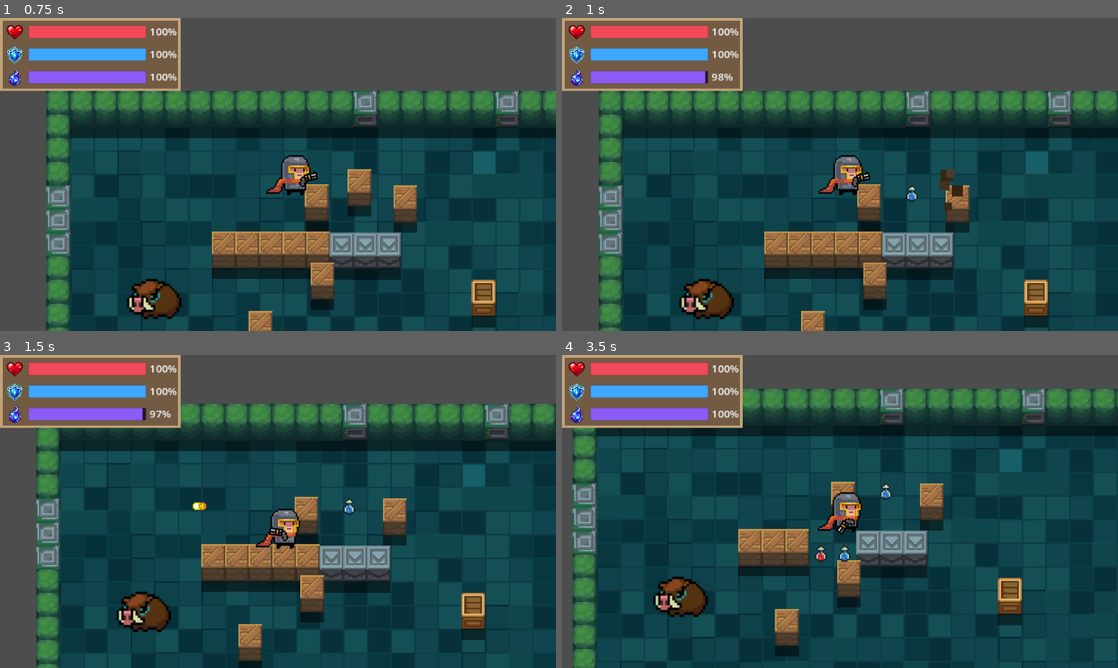
Above: before the commit, frames 1-4 (two rows, left to right).
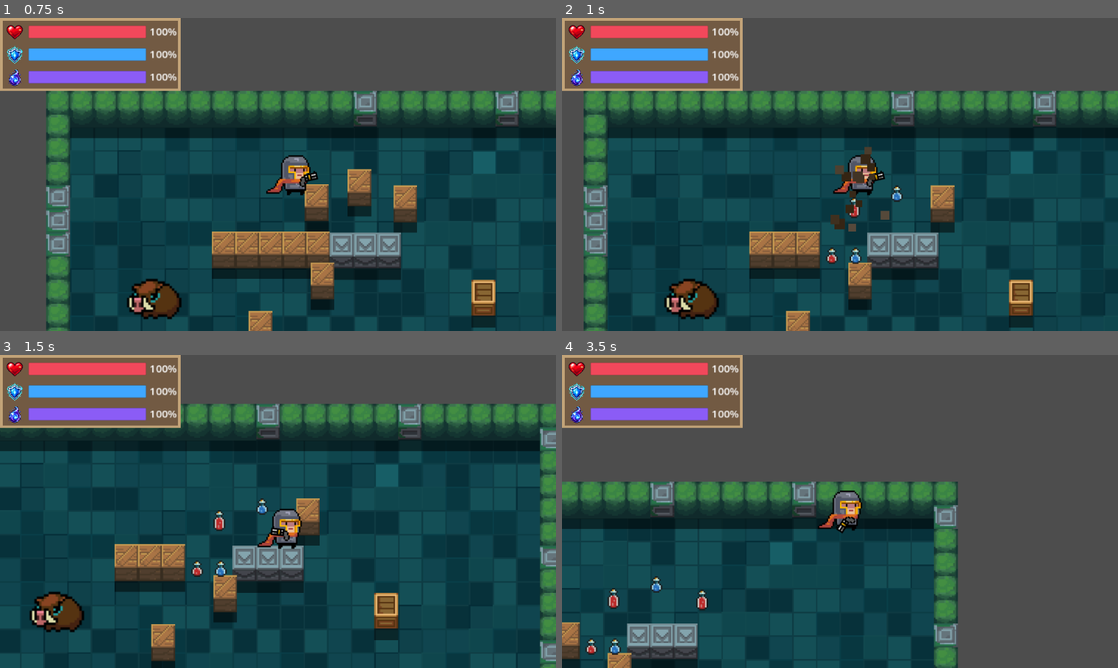
Above: after the commit, the same moments.

Repository: howtokys/eternal-sparks
Game: Godot game, scene res://scenes/First_Room.tscn
Two runs of this game, one before a commit and one after it. Both use one fixed random seed, a clock stepped at 60 frames per second and the inputs below.
Inputs (mouse positions are in pixels of both pictures, inside the frame that each line leads up to):
- Up to frame 1 (0.75 s): tap Enter at 0.5 s; move the mouse to (400, 158) at 0.52 s; hold D (move_right) from 0.53 s (still down); hold E (interact) from 0.53 s (still down)
- Up to frame 2 (1 s): keep holding D (move_right); keep holding E (interact); click (962, 158) at 0.8 s
- Up to frame 3 (1.5 s): move the mouse to (166, 527) at 1.27 s; release D (move_right) at 1.28 s; release E (interact) at 1.28 s; hold S (move_down) from 1.28 s (still down); click (166, 527) at 1.35 s
- Up to frame 4 (3.5 s): tap E (interact) at 1.55, 3.05 s; move the mouse to (895, 442) at 2.02 s; release S (move_down) at 2.03 s; hold D (move_right) 2.03-2.78 s; hold E (interact) 2.03-2.78 s; click (895, 442) at 2.3 s; move the mouse to (812, 574) at 2.77 s; hold W (move_up) from 2.78 s (still down); click (812, 574) at 2.85 s

Frame 1 is identical in both runs. In frame 2, 20% of the frame differs, in the area x 3-100%, y 16-100%; in frame 3, 30%; in frame 4, 65%, in the area x 0-100%, y 10-100%.

Commit message:
feat: add new weapon types and enhance weapon data structure

Diff:
--- a/scenes/crate.tscn
+++ b/scenes/crate.tscn
@@ -34,7 +34,7 @@
 
 [node name="HurtBox" type="Area2D" parent="." unique_id=917989472]
 collision_layer = 2
-collision_mask = 4
+collision_mask = 5
 
 [node name="CollisionShape2D" type="CollisionShape2D" parent="HurtBox" unique_id=144737204]
 position = Vector2(0, -3.5)
--- a/scenes/gun.tscn
+++ b/scenes/gun.tscn
@@ -3,17 +3,30 @@
 [ext_resource type="Shader" uid="uid://ea2nhax00dy6" path="res://Shaders/smooth_pixels.gdshader" id="1_gp1hk"]
 [ext_resource type="Texture2D" uid="uid://bmjusuu6pq5g7" path="res://sprites/Gun.png" id="2_qd4js"]
 [ext_resource type="Script" uid="uid://dx5ofmngprb4j" path="res://scripts/gun.gd" id="3_6b133"]
-[ext_resource type="Resource" path="res://scripts/weapons/data/pistol.tres" id="4_pistol"]
+[ext_resource type="Resource" path="res://scripts/weapons/data/spear.tres" id="4_6b133"]
+[ext_resource type="Script" uid="uid://svj33pb5ideb" path="res://scripts/weapon_hitbox.gd" id="5_hitbox"]
 
 [sub_resource type="ShaderMaterial" id="ShaderMaterial_8iju2"]
 shader = ExtResource("1_gp1hk")
+
+[sub_resource type="CircleShape2D" id="RectangleShape2D_attack"]
+radius = 1.0
 
 [node name="Gun" type="Sprite2D" unique_id=1295489834]
 material = SubResource("ShaderMaterial_8iju2")
 texture = ExtResource("2_qd4js")
 offset = Vector2(6, 0)
 script = ExtResource("3_6b133")
-data = ExtResource("4_pistol")
+data = ExtResource("4_6b133")
 
 [node name="Marker2D" type="Marker2D" parent="." unique_id=1194314230]
 position = Vector2(13, 0)
+
+[node name="AttackHitbox" type="Area2D" parent="." unique_id=119425428 groups=["enemy_attack"]]
+collision_layer = 0
+collision_mask = 2
+monitoring = false
+script = ExtResource("5_hitbox")
+
+[node name="CollisionShape2D" type="CollisionShape2D" parent="AttackHitbox" unique_id=1970122960]
+shape = SubResource("RectangleShape2D_attack")
--- a/scripts/bullet.gd
+++ b/scripts/bullet.gd
@@ -7,6 +7,8 @@
 var despawn_time: float = 2.0
 var pierce: int = 0
 var hit_count: int = 0
+var element: String = ""
+var knockback: float = 0.0
 var _data: WeaponData
 var data: WeaponData:
 	get:
@@ -19,6 +21,8 @@
 		damage = value.damage
 		despawn_time = value.projectile_lifetime
 		pierce = value.pierce
+		element = value.element
+		knockback = value.knockback
 		$Sprite2D.texture = value.projectile_texture
 
 func _ready() -> void:
@@ -29,8 +33,8 @@
 func _physics_process(delta: float) -> void:
 	position += target_position * speed * delta
 
-func _on_body_entered(body: Node2D) -> void:
-	_hit()
+func _on_body_entered(_body: Node2D) -> void:
+	queue_free()
 
 func _on_area_entered(_area: Area2D) -> void:
 	_hit()
--- a/scripts/crate.gd
+++ b/scripts/crate.gd
@@ -18,7 +18,7 @@
 	if is_broken:
 		return
 
-	if area is Bullet:
+	if area is Bullet or area.is_in_group("enemy_attack"):
 		call_deferred("_break_crate", area)
 
 
@@ -28,7 +28,11 @@
 	is_broken = true
 
 	# Get the direction the bullet was moving
-	var hit_direction = area.target_position.normalized()
+	var hit_direction := Vector2.RIGHT
+	if area is Bullet:
+		hit_direction = area.target_position.normalized()
+	elif area.global_position != global_position:
+		hit_direction = global_position.direction_to(area.global_position)
 
 	collision.set_deferred("disabled", true)
 	hurt_box.set_deferred("monitoring", false)
@@ -57,7 +61,8 @@
 		debris.reset_physics_interpolation()
 		debris.visible = true
 
-	area.queue_free()
+	if area is Bullet:
+		area.queue_free()
 
 	# Spawn pickup
 	if possible_loot.size() > 0:
--- a/scripts/enemy.gd
+++ b/scripts/enemy.gd
@@ -25,6 +25,9 @@
 var player_in_attack_range := false
 var hit_count = 0
 var active_label = null
+var burn_time_remaining: float = 0.0
+var burn_tick_remaining: float = 0.0
+var slow_time_remaining: float = 0.0
 
 # Detection areas update these flags as the player enters or leaves each range.
 func _on_detection_body_entered(body: Node2D) -> void:
@@ -40,7 +43,16 @@
 func _on_hurt_box_area_entered(area: Area2D) -> void:
 	if area is Bullet:
 		health_component.take_damage(area.damage)
+		_apply_weapon_effect(area)
 
+		hit_count += 1
+		update_hit_display()
+		reset_timer.start()
+	elif area.is_in_group("enemy_attack") and "damage" in area:
+		health_component.take_damage(area.damage)
+		_apply_weapon_effect(area)
+		if "knockback" in area and area.knockback > 0.0:
+			velocity += global_position.direction_to(area.global_position) * -area.knockback
 		hit_count += 1
 		update_hit_display()
 		reset_timer.start()
@@ -57,6 +69,7 @@
 
 # Move toward the player only after detection and stop at attack range.
 func _physics_process(_delta: float) -> void:
+	_update_weapon_effects(_delta)
 	if not is_instance_valid(player):
 		player = get_tree().get_first_node_in_group("player")
 
@@ -69,7 +82,7 @@
 			var direction := global_position.direction_to(player.global_position)
 			if direction.x != 0:
 				sprite.flip_h = direction.x < 0
-			velocity = direction * move_speed
+			velocity = direction * move_speed * (0.5 if slow_time_remaining > 0.0 else 1.0)
 	else:
 		velocity = Vector2.ZERO
 	move_and_slide()
@@ -104,6 +117,25 @@
 	attack_timer.wait_time = attack_cooldown
 	attack_timer.one_shot = true
 
+func _apply_weapon_effect(area: Area2D) -> void:
+	if not "element" in area:
+		return
+	if area.element == "burn":
+		burn_time_remaining = 3.0
+		burn_tick_remaining = 0.0
+	elif area.element == "slow":
+		slow_time_remaining = 2.0
+
+func _update_weapon_effects(delta: float) -> void:
+	if burn_time_remaining > 0.0:
+		burn_time_remaining -= delta
+		burn_tick_remaining -= delta
+		if burn_tick_remaining <= 0.0:
+			health_component.take_damage(1)
+			burn_tick_remaining = 1.0
+	if slow_time_remaining > 0.0:
+		slow_time_remaining -= delta
+
 func _on_enemy_died() -> void:
 	queue_free()
 
--- a/scripts/gun.gd
+++ b/scripts/gun.gd
@@ -2,6 +2,7 @@
 extends Sprite2D
 
 @onready var marker_2d: Marker2D = $Marker2D
+@onready var attack_hitbox: WeaponHitbox = $AttackHitbox
 @onready var player: Node2D = $".."
 const BULLET = preload("uid://bjlscu3tlwgwo")
 
@@ -15,6 +16,26 @@
 
 	texture = data.texture
 	marker_2d.position = data.muzzle_offset
+	attack_hitbox.collision_layer = 0
+	attack_hitbox.monitoring = false
+	_update_weapon_data()
+
+func set_weapon_data(value: WeaponData) -> void:
+	data = value
+	_update_weapon_data()
+
+func _update_weapon_data() -> void:
+	if data == null or not is_instance_valid(attack_hitbox):
+		return
+
+	texture = data.texture
+	marker_2d.position = data.muzzle_offset
+	attack_hitbox.position = data.muzzle_offset
+	attack_hitbox.damage = data.damage
+	attack_hitbox.element = data.element
+	attack_hitbox.knockback = data.knockback
+	var shape := attack_hitbox.get_node("CollisionShape2D").shape as CircleShape2D
+	shape.radius = maxf(data.range_px, 1.0)
 
 func _process(delta: float) -> void:
 	if cooldown_remaining > 0.0:
@@ -34,9 +55,33 @@
 	if player.use_mana(data.mana_cost):
 		if data.fire_rate > 0.0:
 			cooldown_remaining = 1.0 / data.fire_rate
-		var new_bullet = BULLET.instantiate()
-		new_bullet.data = data
-		new_bullet.position = marker_2d.global_position
-		new_bullet.target_position = (get_global_mouse_position() - marker_2d.global_position).normalized()
-		new_bullet.rotation = (get_global_mouse_position() - marker_2d.global_position).angle()
-		get_tree().current_scene.add_child(new_bullet)
+
+		if data.kind == WeaponData.WeaponKind.MELEE:
+			_swing()
+			return
+
+		var base_direction := (get_global_mouse_position() - marker_2d.global_position).normalized()
+		var pellet_count := maxi(data.pellet_count, 1)
+		for pellet_index in range(pellet_count):
+			var spread_ratio := 0.0
+			if pellet_count > 1:
+				spread_ratio = float(pellet_index) / float(pellet_count - 1) * 2.0 - 1.0
+			var direction := base_direction.rotated(
+				deg_to_rad(data.spread_degrees * spread_ratio)
+			)
+			var new_bullet: Bullet = BULLET.instantiate()
+			new_bullet.data = data
+			new_bullet.position = marker_2d.global_position
+			new_bullet.target_position = direction
+			new_bullet.rotation = direction.angle()
+			get_tree().current_scene.add_child(new_bullet)
+
+func _swing() -> void:
+	if not is_instance_valid(attack_hitbox):
+		return
+	attack_hitbox.collision_layer = 1
+	attack_hitbox.monitoring = true
+	await get_tree().create_timer(0.1).timeout
+	if is_instance_valid(attack_hitbox):
+		attack_hitbox.collision_layer = 0
+		attack_hitbox.monitoring = false
--- a/scripts/item_data.gd
+++ b/scripts/item_data.gd
@@ -11,3 +11,4 @@
 @export var item_type: Type
 @export var restore_amount: int = 25
 @export var gun_scene: PackedScene
+@export var weapon_data: WeaponData
--- a/scripts/pickup.gd
+++ b/scripts/pickup.gd
@@ -1,8 +1,11 @@
 extends Area2D
 
+var _data: ItemData
 @export var data: ItemData:
+	get:
+		return _data
 	set(value):
-		data = value
+		_data = value
 		_update_visual()
 
 @onready var sprite_2d: Sprite2D = $Sprite2D
@@ -53,6 +56,11 @@
 			body.restore_mana(data.restore_amount)
 
 		elif data.item_type == ItemData.Type.GUN:
-			print("Equipped gun: ", data.item_name)
+			var weapon := body.get_node_or_null("Gun") as Weapon
+			if weapon == null or data.weapon_data == null:
+				push_error("Weapon pickup is missing a player Weapon or WeaponData.")
+				return
+			weapon.set_weapon_data(data.weapon_data)
+			print("Equipped weapon: ", data.item_name)
 
 	queue_free()
--- /dev/null
+++ b/scripts/weapon_hitbox.gd
@@ -0,0 +1,6 @@
+class_name WeaponHitbox
+extends Area2D
+
+var damage: int = 0
+var element: String = ""
+var knockback: float = 0.0
--- /dev/null
+++ b/scripts/weapons/data/auto_rifle.tres
@@ -0,0 +1,25 @@
+[gd_resource type="Resource" script_class="WeaponData" load_steps=4 format=3]
+
+[ext_resource type="Script" path="res://scripts/weapons/weapon_data.gd" id="1_weapon_data"]
+[ext_resource type="Texture2D" path="res://sprites/Gun.png" id="2_gun"]
+[ext_resource type="Texture2D" path="res://sprites/Bullet.png" id="3_bullet"]
+
+[resource]
+script = ExtResource("1_weapon_data")
+id = "auto_rifle"
+display_name = "Auto Rifle"
+kind = 1
+damage = 1
+fire_rate = 8.0
+mana_cost = 1.0
+projectile_speed = 450
+projectile_lifetime = 2.0
+pierce = 0
+pellet_count = 1
+spread_degrees = 0.0
+range_px = 0.0
+knockback = 0.0
+element = ""
+texture = ExtResource("2_gun")
+projectile_texture = ExtResource("3_bullet")
+muzzle_offset = Vector2(13, 0)
--- /dev/null
+++ b/scripts/weapons/data/battle_axe.tres
@@ -0,0 +1,25 @@
+[gd_resource type="Resource" script_class="WeaponData" load_steps=4 format=3]
+
+[ext_resource type="Script" path="res://scripts/weapons/weapon_data.gd" id="1_weapon_data"]
+[ext_resource type="Texture2D" path="res://sprites/Gun.png" id="2_gun"]
+[ext_resource type="Texture2D" path="res://sprites/Bullet.png" id="3_bullet"]
+
+[resource]
+script = ExtResource("1_weapon_data")
+id = "battle_axe"
+display_name = "Battle Axe"
+kind = 0
+damage = 4
+fire_rate = 1.2
+mana_cost = 0.0
+projectile_speed = 0
+projectile_lifetime = 0.0
+pierce = 0
+pellet_count = 1
+spread_degrees = 0.0
+range_px = 32.0
+knockback = 0.0
+element = ""
+texture = ExtResource("2_gun")
+projectile_texture = ExtResource("3_bullet")
+muzzle_offset = Vector2(8, 0)
--- /dev/null
+++ b/scripts/weapons/data/ember_staff.tres
@@ -0,0 +1,25 @@
+[gd_resource type="Resource" script_class="WeaponData" load_steps=4 format=3]
+
+[ext_resource type="Script" path="res://scripts/weapons/weapon_data.gd" id="1_weapon_data"]
+[ext_resource type="Texture2D" path="res://sprites/Gun.png" id="2_gun"]
+[ext_resource type="Texture2D" path="res://sprites/Bullet.png" id="3_bullet"]
+
+[resource]
+script = ExtResource("1_weapon_data")
+id = "ember_staff"
+display_name = "Ember Staff"
+kind = 2
+damage = 2
+fire_rate = 2.0
+mana_cost = 4.0
+projectile_speed = 400
+projectile_lifetime = 2.0
+pierce = 0
+pellet_count = 1
+spread_degrees = 0.0
+range_px = 0.0
+knockback = 0.0
+element = "burn"
+texture = ExtResource("2_gun")
+projectile_texture = ExtResource("3_bullet")
+muzzle_offset = Vector2(13, 0)
--- /dev/null
+++ b/scripts/weapons/data/frost_staff.tres
@@ -0,0 +1,25 @@
+[gd_resource type="Resource" script_class="WeaponData" load_steps=4 format=3]
+
+[ext_resource type="Script" path="res://scripts/weapons/weapon_data.gd" id="1_weapon_data"]
+[ext_resource type="Texture2D" path="res://sprites/Gun.png" id="2_gun"]
+[ext_resource type="Texture2D" path="res://sprites/Bullet.png" id="3_bullet"]
+
+[resource]
+script = ExtResource("1_weapon_data")
+id = "frost_staff"
+display_name = "Frost Staff"
+kind = 2
+damage = 2
+fire_rate = 2.0
+mana_cost = 4.0
+projectile_speed = 400
+projectile_lifetime = 2.0
+pierce = 0
+pellet_count = 1
+spread_degrees = 0.0
+range_px = 0.0
+knockback = 0.0
+element = "slow"
+texture = ExtResource("2_gun")
+projectile_texture = ExtResource("3_bullet")
+muzzle_offset = Vector2(13, 0)
--- /dev/null
+++ b/scripts/weapons/data/laser_gun.tres
@@ -0,0 +1,25 @@
+[gd_resource type="Resource" script_class="WeaponData" load_steps=4 format=3]
+
+[ext_resource type="Script" path="res://scripts/weapons/weapon_data.gd" id="1_weapon_data"]
+[ext_resource type="Texture2D" path="res://sprites/Gun.png" id="2_gun"]
+[ext_resource type="Texture2D" path="res://sprites/Bullet.png" id="3_bullet"]
+
+[resource]
+script = ExtResource("1_weapon_data")
+id = "laser_gun"
+display_name = "Laser Gun"
+kind = 1
+damage = 3
+fire_rate = 2.0
+mana_cost = 3.0
+projectile_speed = 900
+projectile_lifetime = 2.0
+pierce = 0
+pellet_count = 1
+spread_degrees = 0.0
+range_px = 0.0
+knockback = 0.0
+element = ""
+texture = ExtResource("2_gun")
+projectile_texture = ExtResource("3_bullet")
+muzzle_offset = Vector2(13, 0)
--- /dev/null
+++ b/scripts/weapons/data/long_katana.tres
@@ -0,0 +1,25 @@
+[gd_resource type="Resource" script_class="WeaponData" load_steps=4 format=3]
+
+[ext_resource type="Script" path="res://scripts/weapons/weapon_data.gd" id="1_weapon_data"]
+[ext_resource type="Texture2D" path="res://sprites/Gun.png" id="2_gun"]
+[ext_resource type="Texture2D" path="res://sprites/Bullet.png" id="3_bullet"]
+
+[resource]
+script = ExtResource("1_weapon_data")
+id = "long_katana"
+display_name = "Long Katana"
+kind = 0
+damage = 3
+fire_rate = 2.5
+mana_cost = 0.0
+projectile_speed = 0
+projectile_lifetime = 0.0
+pierce = 0
+pellet_count = 1
+spread_degrees = 0.0
+range_px = 28.0
+knockback = 0.0
+element = ""
+texture = ExtResource("2_gun")
+projectile_texture = ExtResource("3_bullet")
+muzzle_offset = Vector2(13, 0)
--- /dev/null
+++ b/scripts/weapons/data/railgun.tres
@@ -0,0 +1,25 @@
+[gd_resource type="Resource" script_class="WeaponData" load_steps=4 format=3]
+
+[ext_resource type="Script" path="res://scripts/weapons/weapon_data.gd" id="1_weapon_data"]
+[ext_resource type="Texture2D" path="res://sprites/Gun.png" id="2_gun"]
+[ext_resource type="Texture2D" path="res://sprites/Bullet.png" id="3_bullet"]
+
+[resource]
+script = ExtResource("1_weapon_data")
+id = "railgun"
+display_name = "Railgun"
+kind = 1
+damage = 6
+fire_rate = 0.7
+mana_cost = 6.0
+projectile_speed = 700
+projectile_lifetime = 2.0
+pierce = 3
+pellet_count = 1
+spread_degrees = 0.0
+range_px = 0.0
+knockback = 0.0
+element = ""
+texture = ExtResource("2_gun")
+projectile_texture = ExtResource("3_bullet")
+muzzle_offset = Vector2(13, 0)
--- /dev/null
+++ b/scripts/weapons/data/shotgun.tres
@@ -0,0 +1,25 @@
+[gd_resource type="Resource" script_class="WeaponData" load_steps=4 format=3]
+
+[ext_resource type="Script" path="res://scripts/weapons/weapon_data.gd" id="1_weapon_data"]
+[ext_resource type="Texture2D" path="res://sprites/Gun.png" id="2_gun"]
+[ext_resource type="Texture2D" path="res://sprites/Bullet.png" id="3_bullet"]
+
+[resource]
+script = ExtResource("1_weapon_data")
+id = "shotgun"
+display_name = "Shotgun"
+kind = 1
+damage = 1
+fire_rate = 1.0
+mana_cost = 4.0
+projectile_speed = 350
+projectile_lifetime = 2.0
+pierce = 0
+pellet_count = 5
+spread_degrees = 20.0
+range_px = 0.0
+knockback = 0.0
+element = ""
+texture = ExtResource("2_gun")
+projectile_texture = ExtResource("3_bullet")
+muzzle_offset = Vector2(13, 0)
--- /dev/null
+++ b/scripts/weapons/data/spear.tres
@@ -0,0 +1,25 @@
+[gd_resource type="Resource" script_class="WeaponData" load_steps=4 format=3]
+
+[ext_resource type="Script" path="res://scripts/weapons/weapon_data.gd" id="1_weapon_data"]
+[ext_resource type="Texture2D" path="res://sprites/Gun.png" id="2_gun"]
+[ext_resource type="Texture2D" path="res://sprites/Bullet.png" id="3_bullet"]
+
+[resource]
+script = ExtResource("1_weapon_data")
+id = "spear"
+display_name = "Spear"
+kind = 0
+damage = 3
+fire_rate = 1.5
+mana_cost = 0.0
+projectile_speed = 0
+projectile_lifetime = 0.0
+pierce = 0
+pellet_count = 1
+spread_degrees = 0.0
+range_px = 40.0
+knockback = 0.0
+element = ""
+texture = ExtResource("2_gun")
+projectile_texture = ExtResource("3_bullet")
+muzzle_offset = Vector2(13, 0)
--- /dev/null
+++ b/scripts/weapons/data/storm_staff.tres
@@ -0,0 +1,25 @@
+[gd_resource type="Resource" script_class="WeaponData" load_steps=4 format=3]
+
+[ext_resource type="Script" path="res://scripts/weapons/weapon_data.gd" id="1_weapon_data"]
+[ext_resource type="Texture2D" path="res://sprites/Gun.png" id="2_gun"]
+[ext_resource type="Texture2D" path="res://sprites/Bullet.png" id="3_bullet"]
+
+[resource]
+script = ExtResource("1_weapon_data")
+id = "storm_staff"
+display_name = "Storm Staff"
+kind = 2
+damage = 3
+fire_rate = 1.2
+mana_cost = 5.0
+projectile_speed = 500
+projectile_lifetime = 2.0
+pierce = 0
+pellet_count = 1
+spread_degrees = 0.0
+range_px = 0.0
+knockback = 0.0
+element = ""
+texture = ExtResource("2_gun")
+projectile_texture = ExtResource("3_bullet")
+muzzle_offset = Vector2(13, 0)
--- /dev/null
+++ b/scripts/weapons/data/war_hammer.tres
@@ -0,0 +1,25 @@
+[gd_resource type="Resource" script_class="WeaponData" load_steps=4 format=3]
+
+[ext_resource type="Script" path="res://scripts/weapons/weapon_data.gd" id="1_weapon_data"]
+[ext_resource type="Texture2D" path="res://sprites/Gun.png" id="2_gun"]
+[ext_resource type="Texture2D" path="res://sprites/Bullet.png" id="3_bullet"]
+
+[resource]
+script = ExtResource("1_weapon_data")
+id = "war_hammer"
+display_name = "War Hammer"
+kind = 0
+damage = 6
+fire_rate = 0.8
+mana_cost = 0.0
+projectile_speed = 0
+projectile_lifetime = 0.0
+pierce = 0
+pellet_count = 1
+spread_degrees = 0.0
+range_px = 32.0
+knockback = 120.0
+element = ""
+texture = ExtResource("2_gun")
+projectile_texture = ExtResource("3_bullet")
+muzzle_offset = Vector2(0, 0)
